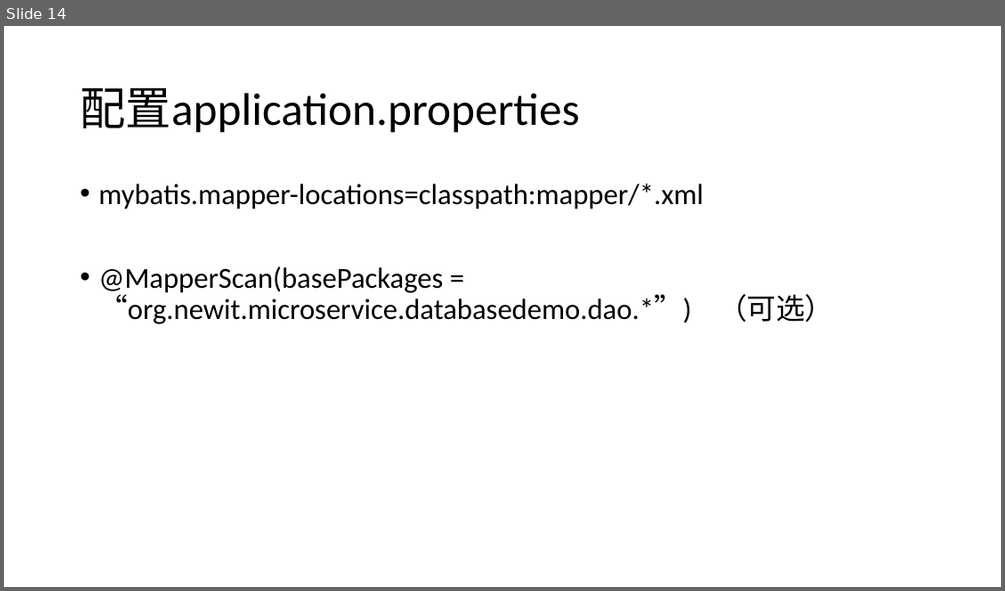
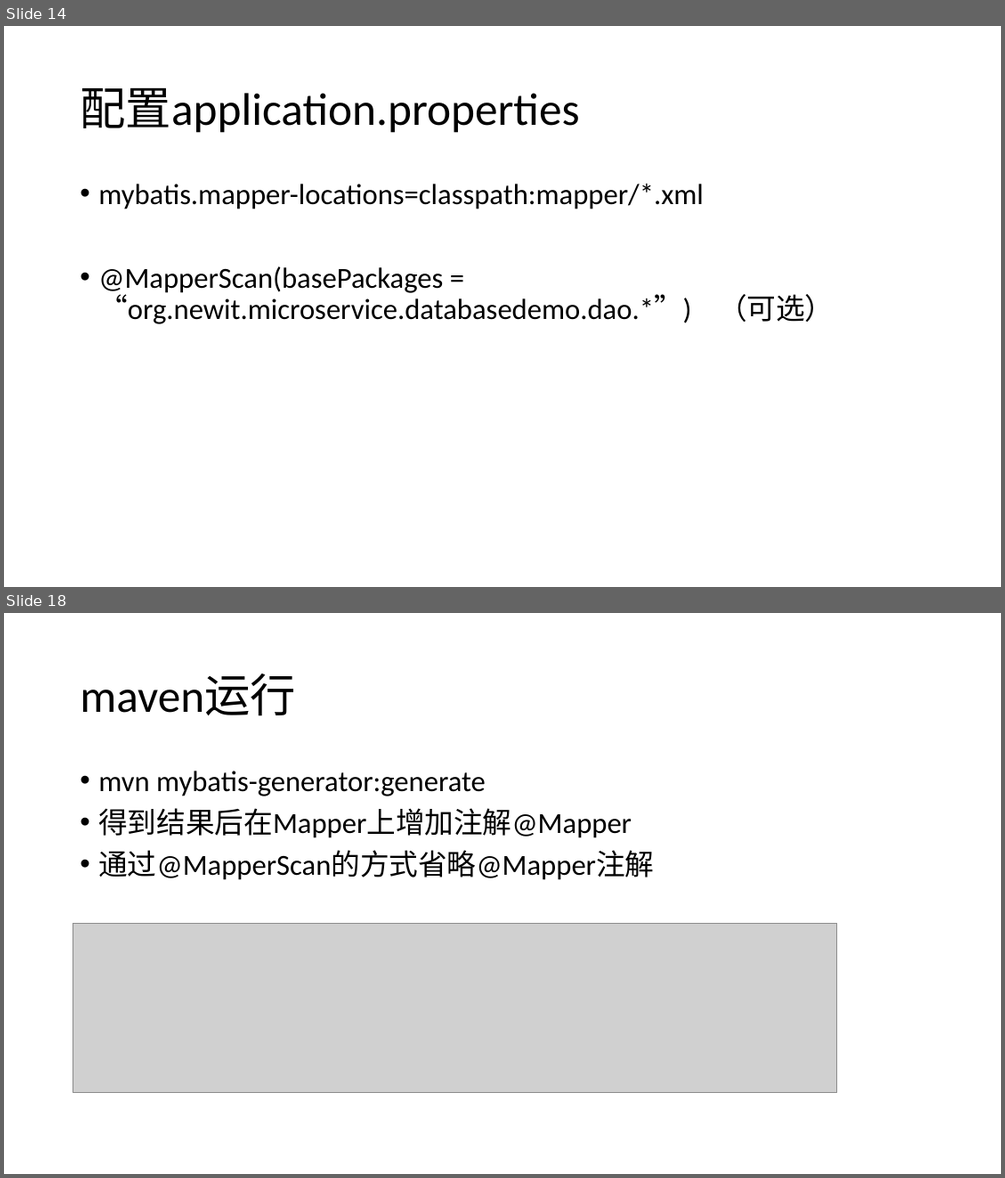
Before and after one commit to airuitian/MicroService, a slide deck: springboot/SpringBoot-3.pptx. Shown one above the other, each under a label of ours: slide 14 before the commit, slides 14 and 18 after it; the slides between them are not shown. The pictures are 1005x591 and 1005x1178 pixels, drawn with LibreOffice and Linux fonts; fonts in the diff are those of the drawing; grey boxes stand for pictures. Boxes give left, top, right and bottom in pixels: in the first picture for what was removed or moved away, otherwise in the second. Text is boxed around its words. In the diff, an @@ line names an element or a change of style, - is before the commit and + after.

Commit message:
add mybatisGenerator;change ppt

```diff
--- a/springboot/SpringBoot-3.pptx
+++ b/springboot/SpringBoot-3.pptx
@@ slide 18 added at bbox=[4, 613, 1001, 1174], background #FFFFFF @@
@@ title added at bbox=[80, 674, 296, 716], 44 pt, text #000000 @@
+maven运行
@@ text added at bbox=[98, 771, 654, 880], 28 pt, text #000000 @@
+• mvn mybatis-generator:generate
+• 得到结果后在Mapper上增加注解@Mapper
+• 通过@MapperScan的方式省略@Mapper注解
@@ picture added at bbox=[73, 923, 837, 1092] @@
```
Also in this commit, not shown: 3 other slides added, 12 other files.
